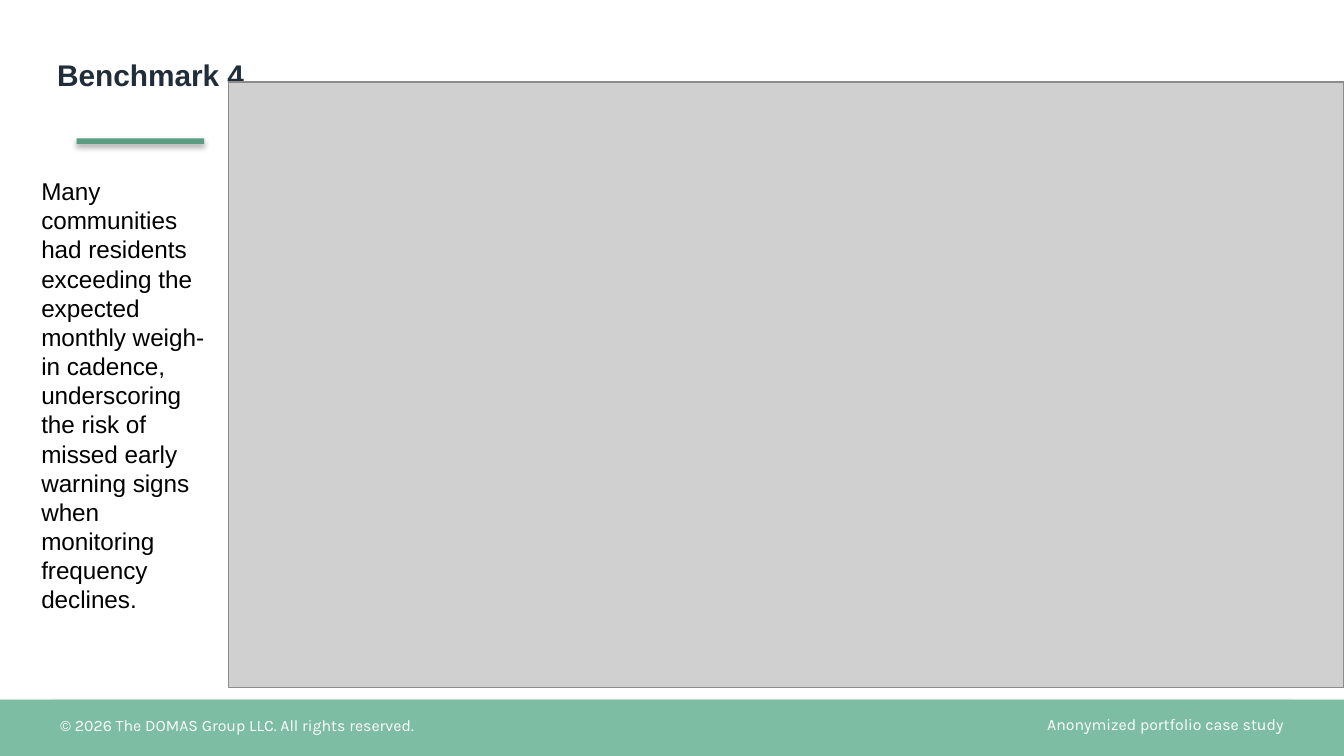
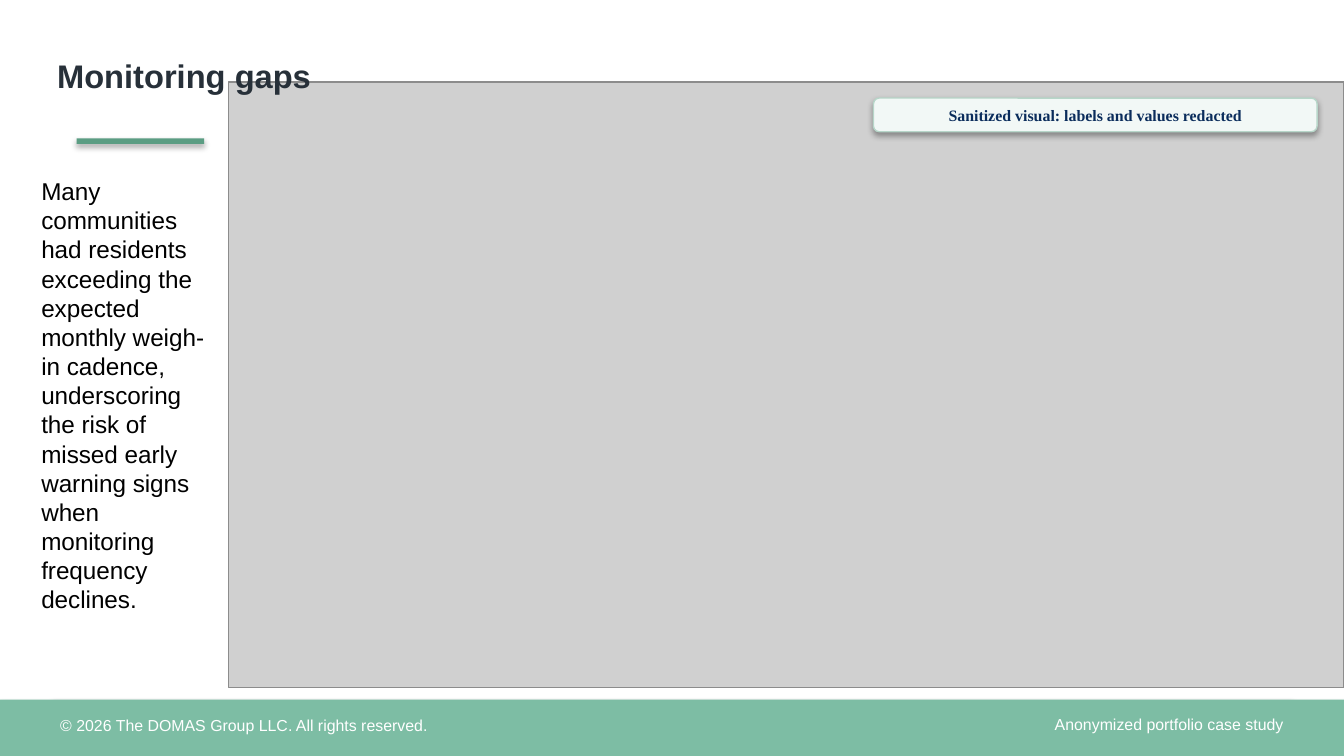
Before and after one commit to TheDOMASGroupLLC/healthcare-operations-benchmarking, a slide deck: slide 8 of case-study/Healthcare_Operations_Benchmarking_Case_Study.pptx (slide 9 before the commit). Drawn at 1344x756 pixels with LibreOffice and Linux fonts; fonts in the diff are those of the drawing; grey boxes stand for pictures. Boxes give left, top, right and bottom in pixels: in the first picture for what was removed or moved away, otherwise in the second. Text is boxed around its words. In the diff, an @@ line names an element or a change of style, - is before the commit and + after.

```diff
--- a/case-study/Healthcare_Operations_Benchmarking_Case_Study.pptx
+++ b/case-study/Healthcare_Operations_Benchmarking_Case_Study.pptx
@@ title at (x1=57, y1=62, x2=311, y2=94): text changed; size 16 to 17.5 pt; text colour #222D3A to #273039 @@
-Benchmark 4
+Monitoring gaps
@@ rounded rectangle added at (x1=874, y1=98, x2=1317, y2=132), fill #F2F8F6, outline #B7D6C9 0.75 pt, 8.5 pt, text #0B2D5C, bold @@
+Sanitized visual: labels and values redacted
@@ text "© 2026 The DOMAS Group ..." at (x1=76, y1=719, x2=427, y2=734): font Karla to Arial @@
@@ text "Anonymized portfolio case study" at (x1=1055, y1=718, x2=1283, y2=733): font Karla to Arial @@
```
Also in this commit, not shown: 14 other slides changed, 2 slides removed, 2 other files.
